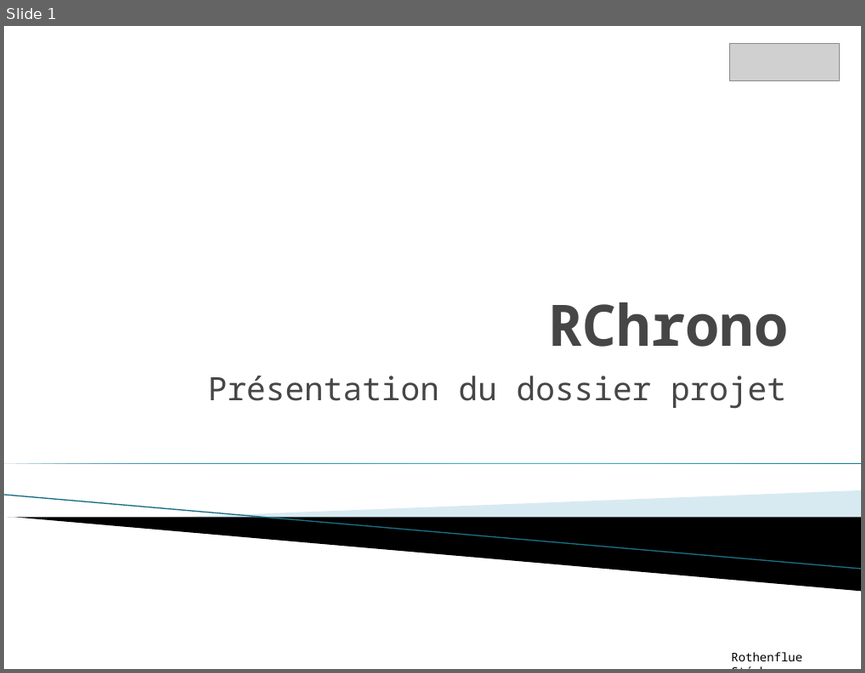
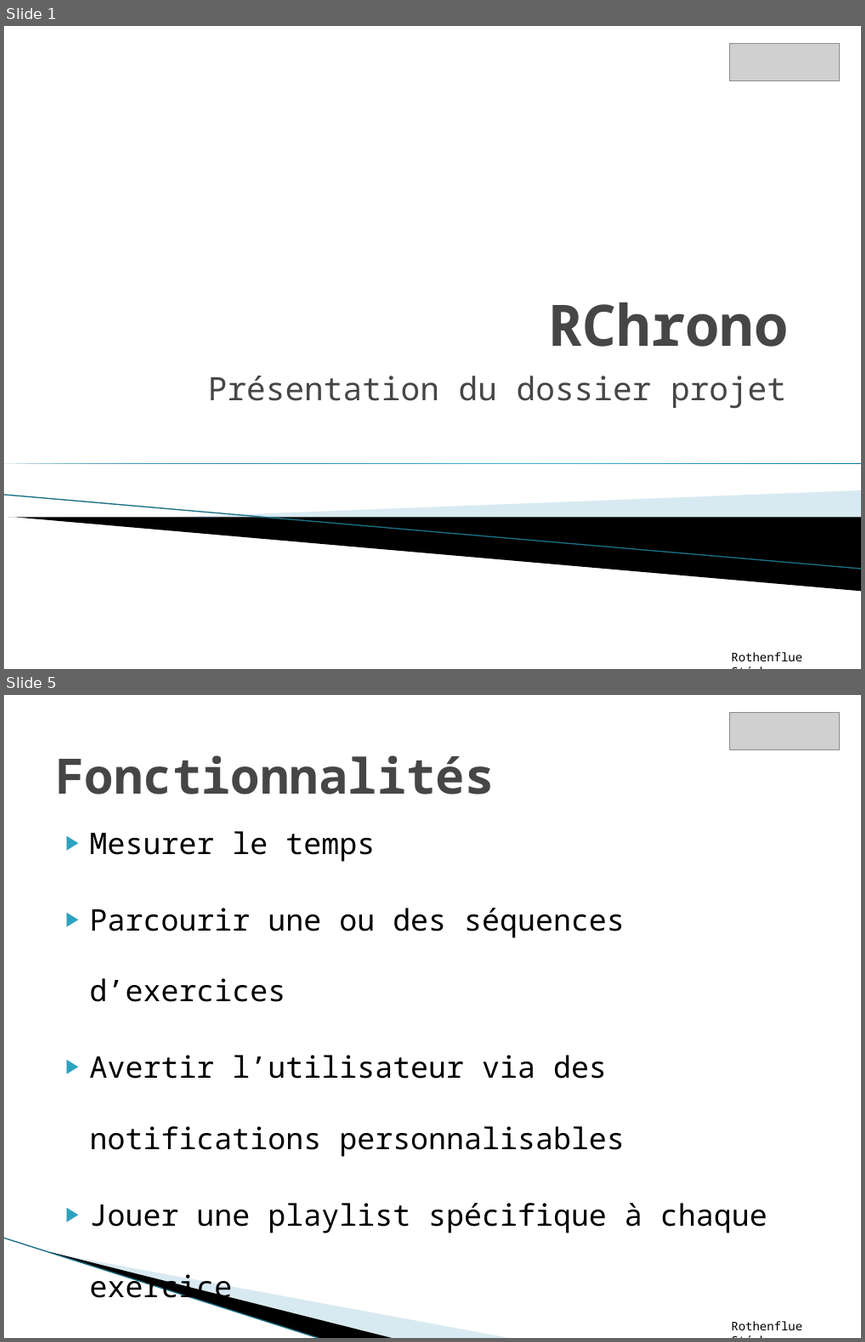
Before and after one commit to Rothen68/projet-RChrono, a slide deck: Cahier des charges + analyse/Presentation dossier projet.pptx. Shown one above the other, each under a label of ours: slide 1 before the commit, slides 1 and 5 after it; the slides between them are not shown. The pictures are 865x673 and 865x1342 pixels, drawn with LibreOffice and Linux fonts; fonts in the diff are those of the drawing; grey boxes stand for pictures; background and template pictures are left out. Boxes give left, top, right and bottom in pixels: in the first picture for what was removed or moved away, otherwise in the second. Text is boxed around its words. In the diff, an @@ line names an element or a change of style, - is before the commit and + after.

```diff
--- a/Cahier des charges + analyse/Presentation dossier projet.pptx
+++ b/Cahier des charges + analyse/Presentation dossier projet.pptx
@@ slide 5 added at [4,695,861,1338], background #FFFFFF @@
@@ picture added at [729,713,840,750] @@
@@ title added at [55,755,494,794], 41 pt, text #464646, bold @@
+Fonctionnalités
@@ text added at [90,831,767,1233], 25 pt, text #000000 @@
+▶ Mesurer le temps
+▶ Parcourir une ou des séquences d’exercices
+▶ Avertir l’utilisateur via des notifications personnalisables
+▶ Jouer une playlist spécifique à chaque exercice
@@ line added from (4, 1237) to (322, 1338), #97C5D8 0.95 pt @@
@@ freeform shape added at [49,1251,396,1338], fill #000000 @@
@@ freeform shape added at [51,1252,514,1338], fill #A0CBDC at 40% opacity @@
@@ text added at [731,1321,802,1330], 10 pt, text #000000 @@
+Rothenflue Stéphane
```
Also in this commit, not shown: 1 slide changed, 14 other slides added, 14 other files.
